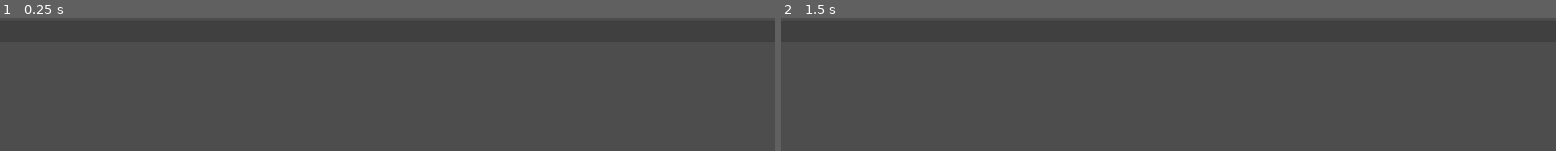
Above: before the commit, frames 1-2 (left to right).
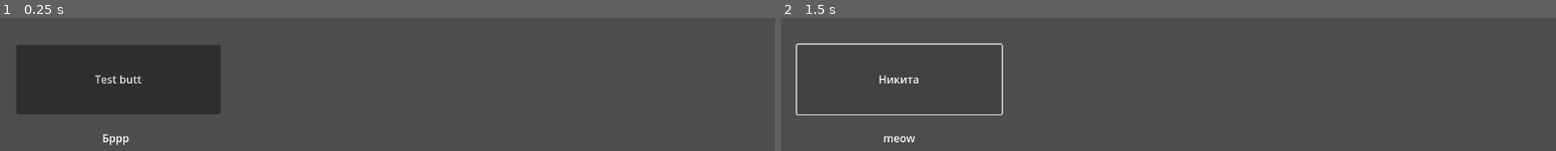
Above: after the commit, the same moments.

Repository: Schrodingame/StratG
Game: Godot game, scene res://node_2d.tscn
Two runs of this game, one before a commit and one after it. Both use one fixed random seed, a clock stepped at 60 frames per second and the inputs below.
Inputs (mouse positions are in pixels of both pictures, inside the frame that each line leads up to):
- Up to frame 1 (0.25 s): no input
- Up to frame 2 (1.5 s): click (897, 79) at 0.5 s, where only the run after the commit has a clickable "Test butt"; click (897, 79) at 1.25 s, where only the run after the commit has a clickable "Никита"

The runs differ from the first frame. In frame 1, 14% of the frame differs, in the area x 2-29%, y 20-96%; in frame 2, 1.1%.

Commit message:
experiments
br

Diff:
--- /dev/null
+++ b/node_2d.gd
@@ -0,0 +1,27 @@
+extends Node2D
+
+
+# Called when the node enters the scene tree for the first time.
+func _ready():
+	print(test_inc)
+
+
+# Called every frame. 'delta' is the elapsed time since the previous frame.
+func _process(delta):
+	#print(str(delta))
+	pass
+
+var button:String
+var test_inc:int = 228
+
+func inc():
+	test_inc += 1
+	pass
+
+
+func _on_button_pressed():
+	inc()
+	print(test_inc)
+	$Label.text = "meow"
+	$Button.text = "Никита"
+	pass # Replace with function body.
--- a/node_2d.tscn
+++ b/node_2d.tscn
@@ -1,7 +1,24 @@
-[gd_scene format=3 uid="uid://c06ojs362t4up"]
+[gd_scene load_steps=2 format=3 uid="uid://c06ojs362t4up"]
+
+[ext_resource type="Script" path="res://node_2d.gd" id="1_m7ftw"]
 
 [node name="Node2D" type="Node2D"]
+script = ExtResource("1_m7ftw")
 
-[node name="Window" type="Window" parent="."]
-position = Vector2i(0, 36)
-size = Vector2i(1920, 1080)
+[node name="Button" type="Button" parent="."]
+offset_left = 24.0
+offset_top = 40.0
+offset_right = 328.0
+offset_bottom = 144.0
+text = "Test butt
+"
+
+[node name="Label" type="Label" parent="."]
+offset_left = 152.0
+offset_top = 168.0
+offset_right = 208.0
+offset_bottom = 200.0
+text = "Бррр
+"
+
+[connection signal="pressed" from="Button" to="." method="_on_button_pressed"]
